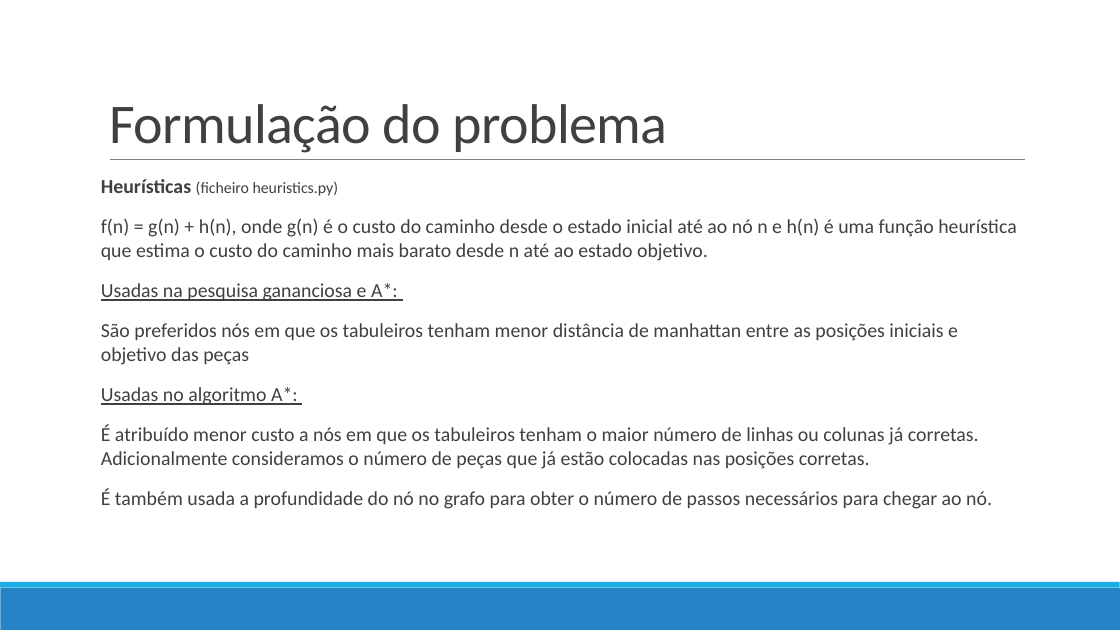
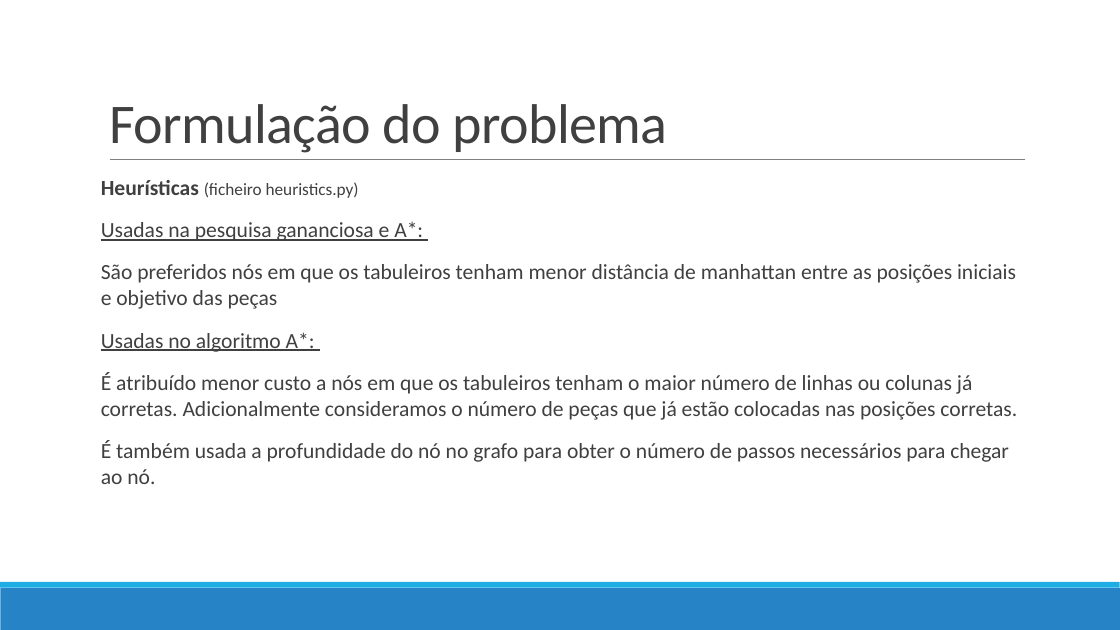
Before and after one commit to pedrovponte/IART-g39, a slide deck: slide 5 of docs/finalpresentation.pptx. Drawn at 1120x630 pixels with LibreOffice and Linux fonts; fonts in the diff are those of the drawing. Boxes give left, top, right and bottom in pixels: in the first picture for what was removed or moved away, otherwise in the second. Text is boxed around its words. In the diff, an @@ line names an element or a change of style, - is before the commit and + after.

```diff
--- a/docs/finalpresentation.pptx
+++ b/docs/finalpresentation.pptx
@@ text "Heurísticas (ficheiro heuristics.py)" at bbox=[101, 180, 1017, 484]: size 17 to 18.5 pt; size 13.6 to 14.8 pt in "(ficheiro heuristics.py)" @@
@@ text at bbox=[101, 218, 1017, 261]: paragraph removed @@
-f(n) = g(n) + h(n), onde g(n) é o custo do caminho desde o estado inicial até ao nó n e h(n) é uma função heurística que estima o custo do caminho mais barato desde n até ao estado objetivo.
```
Also in this commit, not shown: 6 other slides changed, 2 slides added, 4 other files.
